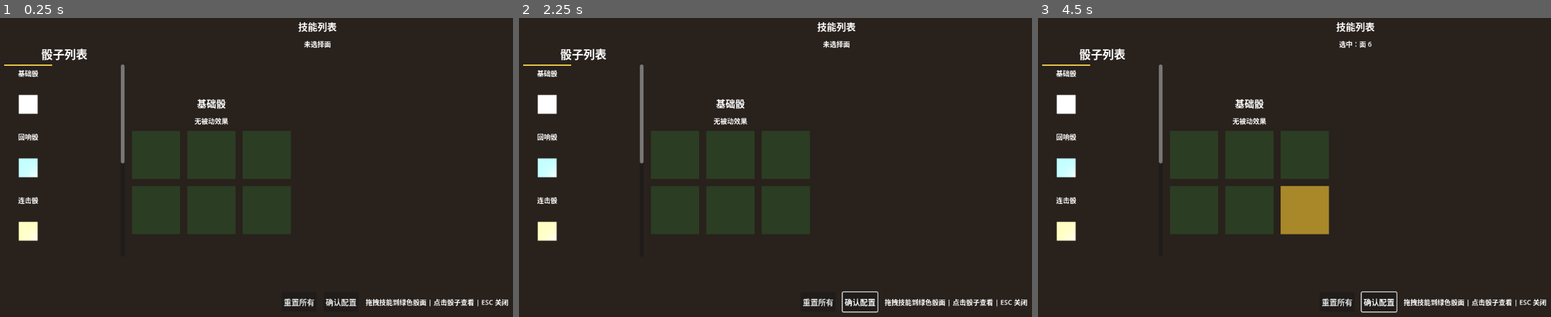
Above: before the commit, frames 1-3 (left to right).
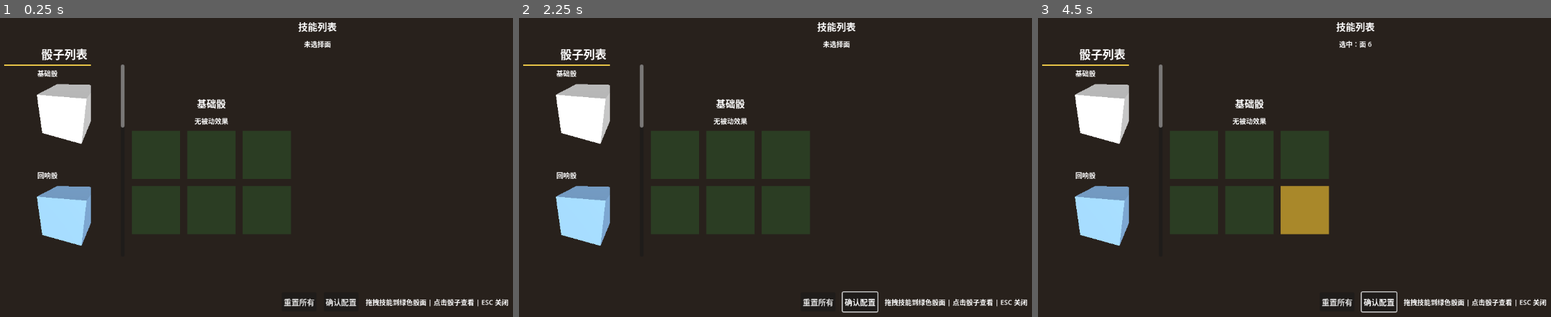
Above: after the commit, the same moments.

Repository: Beezui/trae_godot_dice
Game: Godot game, scene res://scenes/ui/skill_equip_ui_new.tscn
Two runs of this game, one before a commit and one after it. Both use one fixed random seed, a clock stepped at 60 frames per second and the inputs below. This scene is started directly instead of the project's main scene.
Inputs (mouse positions are in pixels of both pictures, inside the frame that each line leads up to):
- Up to frame 1 (0.25 s): no input
- Up to frame 2 (2.25 s): click "重置所有" at 0.5 s; click "确认配置" at 1.25 s; tap Enter (ui_accept) at 2 s; move the mouse to (914, 149) at 2.02 s; hold Up (ui_up) from 2.03 s (still down); tap 1 at 2.1 s; click (914, 149) at 2.17 s
- Up to frame 3 (4.5 s): tap Enter (ui_accept) at 2.27, 2.75, 3.5, 4.25 s; release Up (ui_up) at 2.75 s; drag from (1197, 182) to (1284, 227) at 2.77 s; move the mouse to (1366, 95) at 3.52 s; hold Up (ui_up) 3.53-4.25 s; tap 3 at 3.6 s; drag from (1284, 227) to (1145, 119) at 4.27 s

The runs differ from the first frame. In frame 1, 4.7% of the frame differs, in the area x 3-25%, y 15-77%; in frame 2, 4.7%; in frame 3, 4.7%.

Commit message:
fix: 优化 3D 骰子视口布局，调整骰子位置和旋转角度

Diff:
--- a/scenes/ui/skill_equip_ui_new.gd
+++ b/scenes/ui/skill_equip_ui_new.gd
@@ -142,13 +142,13 @@
 	label.text = instance.get("name", "未知骰子")
 	label.horizontal_alignment = HORIZONTAL_ALIGNMENT_CENTER
 	label.add_theme_font_size_override("font_size", 14)
-	label.size_flags_horizontal = Control.SIZE_EXPAND_FILL
+	label.size_flags_horizontal = Control.SIZE_SHRINK_CENTER
 	container.add_child(label)
 
 	# 创建 SubViewport（渲染 3D 内容）
 	var viewport = SubViewport.new()
 	viewport.name = "DiceViewport"
-	viewport.size = Vector2(120, 120)
+	viewport.size = Vector2(180, 180)  # 增大尺寸，容纳偏移的骰子
 	viewport.transparent_bg = true
 	viewport.canvas_item_default_texture_filter = CanvasItem.TEXTURE_FILTER_NEAREST
 	viewport.render_target_update_mode = SubViewport.UPDATE_ALWAYS
@@ -160,11 +160,10 @@
 	# 使用 SubViewportContainer 包裹 SubViewport
 	var sv_container = SubViewportContainer.new()
 	sv_container.name = "DiceSubViewportContainer"
-	sv_container.custom_minimum_size = Vector2(100, 100)
-	sv_container.size_flags_horizontal = Control.SIZE_EXPAND_FILL
-	sv_container.size_flags_vertical = Control.SIZE_EXPAND_FILL
+	sv_container.custom_minimum_size = Vector2(180, 180)
+	sv_container.size_flags_horizontal = Control.SIZE_SHRINK_CENTER
+	sv_container.size_flags_vertical = Control.SIZE_FILL
 	sv_container.stretch = true
-	sv_container.stretch_shrink = 2
 	sv_container.mouse_filter = Control.MOUSE_FILTER_STOP
 	sv_container.add_child(viewport)
 
@@ -194,16 +193,16 @@
 	var world = World3D.new()
 	viewport.world_3d = world
 
-	# 相机 — 正视角度
+	# 相机 — 右上方向下看
 	var camera = Camera3D.new()
-	camera.position = Vector3(0, 0, 3.5)  # 正视角度，确保骰子完整可见
-	camera.rotation = Vector3.ZERO  # 使用 look_at 精确瞄准
+	camera.position = Vector3(5.95, 0.7, 2.5)  # 相机向右对齐骰子
+	camera.rotation = Vector3(-0.4, 0, 0)  # 镜头向下旋转
 	camera.fov = 45.0
 	camera.current = true
 	root.add_child(camera)
 
 	# 瞄准骰子中心
-	camera.look_at(Vector3.ZERO)
+	camera.look_at(Vector3(5.95, 0, 0))  # 瞄准点随骰子偏移
 
 	# 灯光 - 多方向光源
 	var light1 = DirectionalLight3D.new()
@@ -221,6 +220,8 @@
 	var box_mesh = BoxMesh.new()
 	box_mesh.size = Vector3(1, 1, 1)
 	mesh_instance.mesh = box_mesh
+	mesh_instance.position = Vector3(6.45, 0, 0)  # 骰子向右偏移
+	mesh_instance.rotation = Vector3(deg_to_rad(10), deg_to_rad(-30), 0)  # 骰子向下 10°，向左 30°
 
 	# 创建材质 - 根据骰子类型设置颜色
 	var material = StandardMaterial3D.new()
